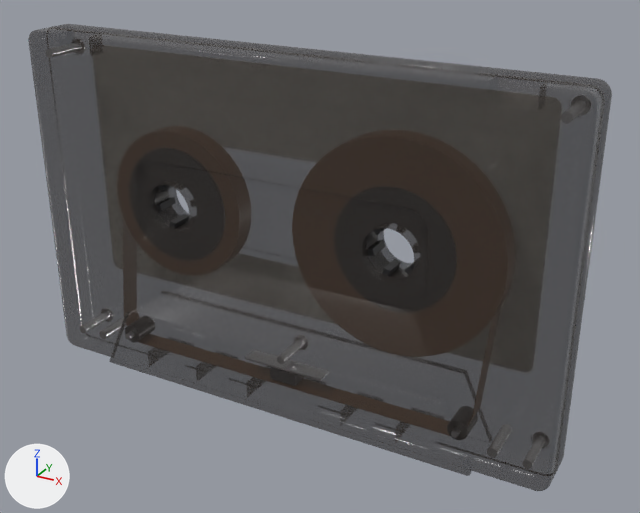
A saved change to the FBX model project/Assets/Models/HQ/Inspect/Inspect_Cassette.fbx.
Camera for both pictures: a 50 mm lens placed at (0.0731, -0.1201, 0.0583), pointed at (0.0059, 0.0019, -0.0027). The axes (+X, +Y, +Z) are drawn at lower left. The lights are the same throughout. The first picture is the older version. Where no turn or scale is listed for an object, it has been applied to the vertices.

Objects in the first picture: 'Inspect_Cassette'.
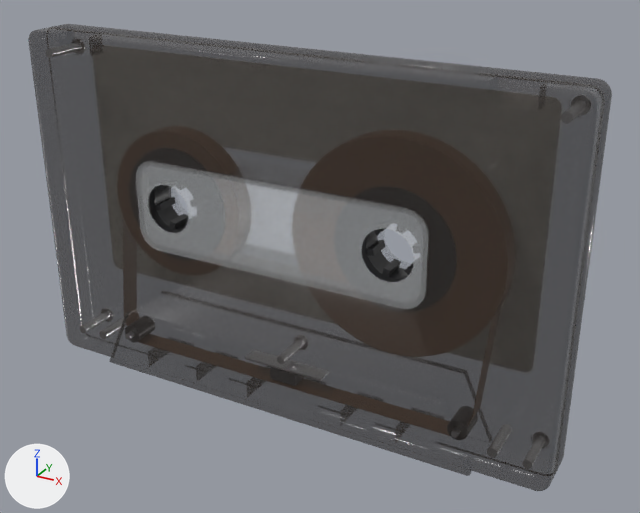
What differs and where, as boxes [x1, y1, x2, y2] in the pictures (640 x 513 px):
part 1 of me_inspect_cassette, added (mostly hidden)
    after: [171, 187, 412, 269]
part 2 of me_inspect_cassette, built on (mostly hidden before)
    before: [148, 185, 412, 282]
    after: [136, 161, 428, 309]
part 3 of me_inspect_cassette, recoloured
    before: [179, 191, 390, 274]
    after: [361, 237, 369, 270]

The edits, one by one:
Material 'INS_PlasticClear' (mat_ins_plasticclear) is new.
Its base color is (0.9, 0.93, 0.96) (white #f3f7fa).
Its roughness is 0.05.
Its alpha is 0.2.
me_inspect_cassette is used by ob_inspect_cassette; location (0.0, 0.0, 0.0).
me_inspect_cassette had 3008 vertices, 4048 faces and spanned x -0.0502..0.0502, y -0.006..0.006, z -0.0319..0.0319.
me_inspect_cassette now has 3307 vertices, 4506 faces and spans x -0.0502..0.0502, y -0.006..0.006, z -0.0319..0.0319.
me_inspect_cassette part 1: a new loose piece of 187 vertices spanning x -0.028..0.028, y 0.004..0.0043, z -0.0055..0.0115, in mat_ins_plasticclear (white #f3f7fa).
me_inspect_cassette part 2: 16 vertices moved from x -0.0181..0.0181, y 0.0041, z -0.0002..0.0055 to x -0.0181..0.0181, y -0.0044, z -0.0002..0.0055; 50 vertices removed from x -0.0258..0.0258, y 0.0041, z -0.0015..0.0075; 162 vertices added at x -0.028..0.028, y -0.0044..0.0041, z -0.0054..0.0115.
me_inspect_cassette part 3: 34 faces spanning x -0.0187..0.0187, y -0.0044..-0.0041, z -0.0007..0.0067 switch from mat_ins_plasticsmoke (dark grey #3f3a37) to mat_ins_plasticclear (white #f3f7fa).
